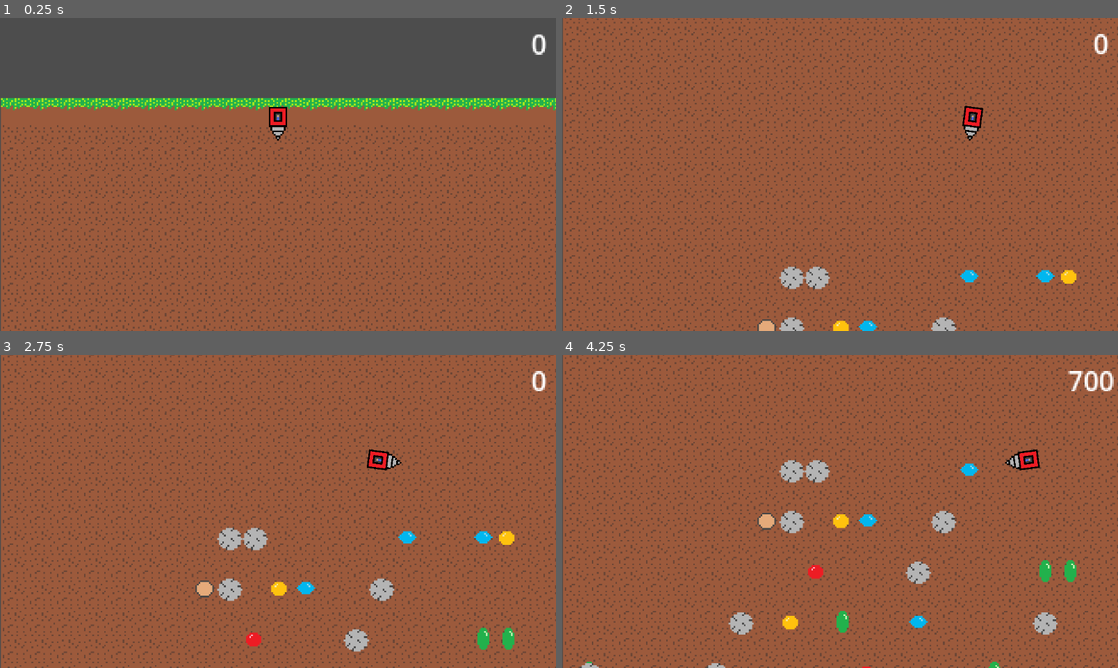
Above: before the commit, frames 1-4 (two rows, left to right).
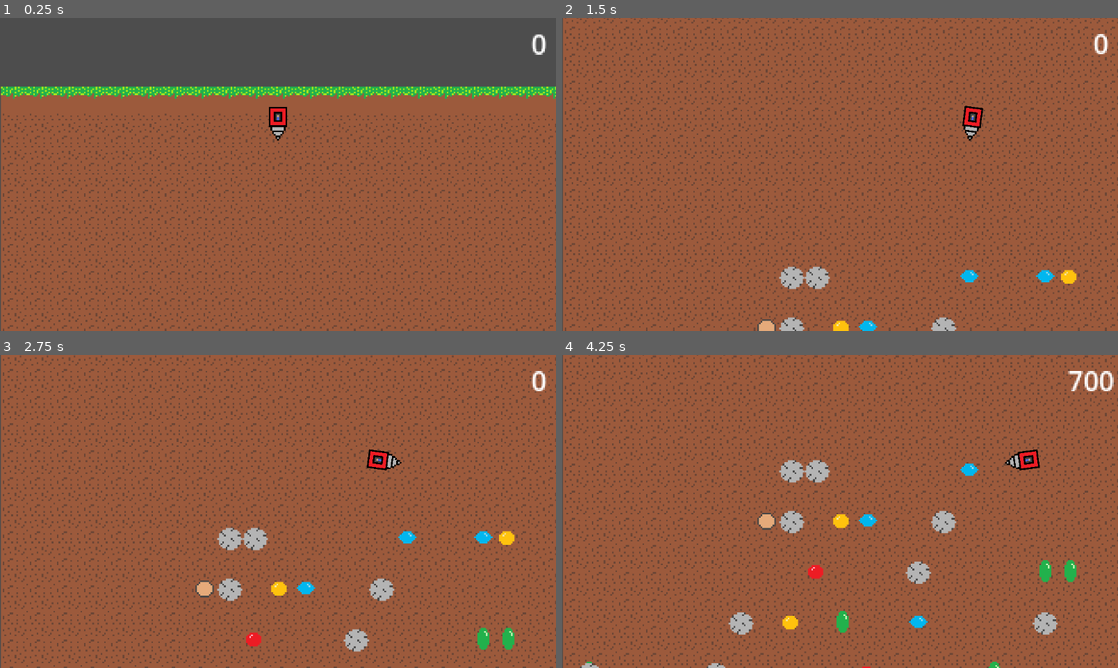
Above: after the commit, the same moments.

Repository: Anonymoose3210/project-core
Game: Godot game, scene res://Scenes/main.tscn
Same seed, same stepped clock (60 frames per second), same inputs: the game is played once before the commit and once after it.
Inputs:
- Up to frame 1 (0.25 s): no input
- Up to frame 2 (1.5 s): hold Right (ui_right) 0.53-1.28 s; hold Left (ui_left) from 1.28 s (still down)
- Up to frame 3 (2.75 s): release Left (ui_left) at 2.03 s; hold Right (ui_right) from 2.03 s (still down)
- Up to frame 4 (4.25 s): release Right (ui_right) at 3.53 s; hold Left (ui_left) from 3.53 s (still down)

The runs differ from the first frame. In frame 1, 19% of the frame differs, in the area x 0-100%, y 21-100%; in frame 2, 18%; in frame 3, 18%; in frame 4, 18%.

Commit message:
Implemented infinite ground
Changed the way ground was implemented to textureRect nodes. Left in the original TileMapLayer, but hid it.
Changed the ground so that it generates infinitely.

Diff:
--- /dev/null
+++ b/Scenes/ground.gd
@@ -0,0 +1,12 @@
+extends TextureRect
+
+@onready var player: CharacterBody2D = $"../Player"
+
+# Called when the node enters the scene tree for the first time.
+func _ready() -> void:
+	pass # Replace with function body.
+
+
+# Called every frame. 'delta' is the elapsed time since the previous frame.
+func _process(delta: float) -> void:
+	size.y = player.position.y + 250
--- a/Scenes/main.tscn
+++ b/Scenes/main.tscn
@@ -1,8 +1,11 @@
 [gd_scene format=4 uid="uid://b3frhxbncgsni"]
 
+[ext_resource type="Texture2D" uid="uid://do1rgcet0rdi7" path="res://Sprites/block_dirt.png" id="1_6bp64"]
 [ext_resource type="PackedScene" uid="uid://dco0qmdxyt2cm" path="res://Scenes/player.tscn" id="1_jjgbg"]
 [ext_resource type="Texture2D" uid="uid://58vk738au2uf" path="res://Sprites/core_tileset.png" id="2_bo1nx"]
+[ext_resource type="Script" uid="uid://ctrsq1y2greef" path="res://Scenes/ground.gd" id="2_ynf5e"]
 [ext_resource type="Script" uid="uid://dbflvepreacyh" path="res://Scripts/camera.gd" id="3_8gbba"]
+[ext_resource type="Texture2D" uid="uid://ds4woenmicck2" path="res://Sprites/block_grass.png" id="3_hptm8"]
 [ext_resource type="PackedScene" uid="uid://52tocwn2kq3r" path="res://Scenes/score_counter.tscn" id="6_21xkr"]
 [ext_resource type="PackedScene" uid="uid://b0s686dj4334k" path="res://Scenes/world_edge.tscn" id="11_d1ilt"]
 [ext_resource type="Script" uid="uid://bl7fgdok3ejei" path="res://Scripts/stone_generator.gd" id="12_6iyac"]
@@ -23,16 +26,31 @@
 
 [node name="Node" type="Node" unique_id=1506860461]
 
+[node name="Grass" type="TextureRect" parent="." unique_id=1910378441]
+offset_top = 73.0
+offset_right = 331.0
+offset_bottom = 89.0
+texture = ExtResource("3_hptm8")
+stretch_mode = 1
+
+[node name="Ground" type="TextureRect" parent="." unique_id=156050101]
+offset_top = 89.0
+offset_right = 331.0
+offset_bottom = 261.0
+texture = ExtResource("1_6bp64")
+stretch_mode = 1
+script = ExtResource("2_ynf5e")
+
 [node name="TileMapLayer" type="TileMapLayer" parent="." unique_id=1989257080]
+visible = false
 tile_map_data = PackedByteArray("AAAAAAUAAAAAAAAAAAABAAUAAAAAAAAAAAACAAUAAAAAAAAAAAADAAUAAAAAAAAAAAAEAAUAAAAAAAAAAAAFAA …(79552 unchanged characters)…
 tile_set = SubResource("TileSet_jjvhh")
 
+[node name="Stone Generator" type="Node" parent="." unique_id=1498665046]
+script = ExtResource("12_6iyac")
+
 [node name="Player" parent="." unique_id=1536310959 instance=ExtResource("1_jjgbg")]
 position = Vector2(164, 70)
-
-[node name="Obstacles" type="Node" parent="." unique_id=1992651764]
-
-[node name="Resources" type="Node" parent="." unique_id=585758247]
 
 [node name="Camera2D" type="Camera2D" parent="." unique_id=267041265]
 position = Vector2(164, 70)
@@ -62,6 +80,3 @@
 [node name="World Edge2" parent="World Edges" unique_id=703464765 instance=ExtResource("11_d1ilt")]
 position = Vector2(329, 76)
 rotation = 4.712389
-
-[node name="Stone Generator" type="Node" parent="." unique_id=1498665046]
-script = ExtResource("12_6iyac")
--- a/Scripts/gameController.gd
+++ b/Scripts/gameController.gd
@@ -8,6 +8,7 @@
 	EventController.emit_signal("item_collected", total_points)
 
 func game_ended():
+	pass
 	if total_points > high_score:
 		high_score = total_points
 	total_points = 0
Not shown, added: Scenes/ground.gd.uid
Binary file added: Sprites/block_dirt.png
Not shown, added: Sprites/block_dirt.png.import
Binary file added: Sprites/block_grass.png
Not shown, added: Sprites/block_grass.png.import
